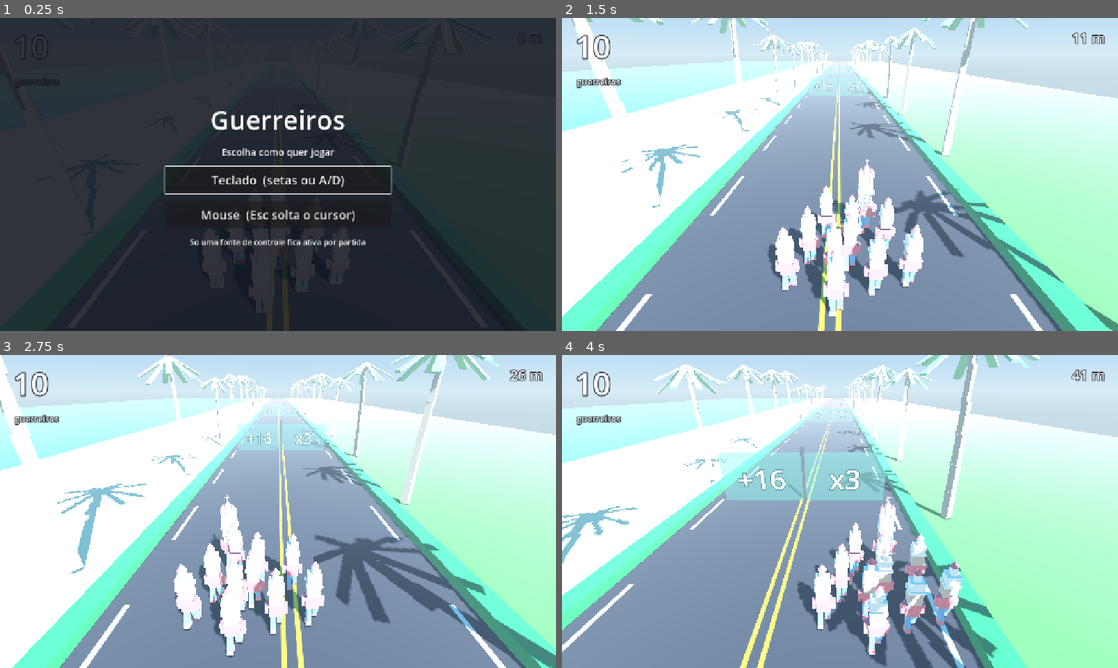
Above: before the commit, frames 1-4 (two rows, left to right).
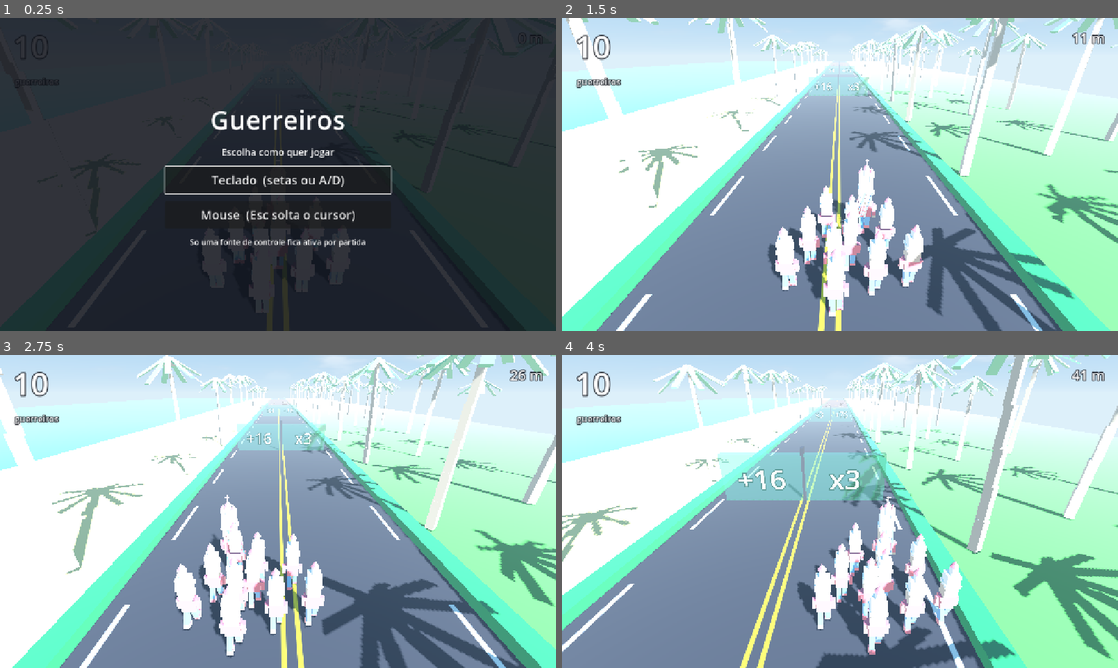
Above: after the commit, the same moments.

Repository: 3runorocha/COMP381-Projeto
Game: Godot game, scene res://scenes/Main.tscn
Two runs of this game, one before a commit and one after it. Both use one fixed random seed, a clock stepped at 60 frames per second and the inputs below.
Inputs (mouse positions are in pixels of both pictures, inside the frame that each line leads up to):
- Up to frame 1 (0.25 s): no input
- Up to frame 2 (1.5 s): click "Teclado (setas ou A/D)" at 0.5 s; tap Enter (ui_accept) at 1.25 s; move the mouse to (962, 158) at 1.27 s; hold Right (mover_direita) from 1.28 s (still down); click (962, 158) at 1.42 s
- Up to frame 3 (2.75 s): tap Enter (ui_accept) at 1.52, 2.27 s; move the mouse to (166, 527) at 2.02 s; release Right (mover_direita) at 2.03 s; hold Left (mover_esquerda) from 2.03 s (still down)
- Up to frame 4 (4 s): move the mouse to (895, 442) at 2.77 s; release Left (mover_esquerda) at 2.78 s; hold Right (mover_direita) from 2.78 s (still down); move the mouse to (812, 574) at 3.52 s; click (812, 574) at 3.67 s; tap Enter (ui_accept) at 3.77 s

The runs differ from the first frame. In frame 2, 13% of the frame differs, in the area x 0-100%, y 0-100%; in frame 3, 16%; in frame 4, 16%.

Commit message:
Ceu com nuvens, areia mais amarela e mata do lado do gramado
Ceu vira shader procedural, com degrade e nuvens em camadas de ruido.
Procedural e nao imagem porque nao depende de baixar nada nem de licenca de
terceiros, e o visual se ajusta por numero. As nuvens se achatam perto do
horizonte, que e o que a perspectiva de verdade faz, e desbotam na linha do
mar para nao cortarem reto ali.

A neblina teve de afrouxar junto, de 0.0075 para 0.005 e com fog_sky_affect
caindo de 0.25 para 0.08: do jeito anterior ela comia o ceu novo.

Areia mais amarela.

Os coqueiros passam de dois lados simetricos para FILEIRAS. A orla nao e
simetrica: do lado do mar e praia aberta, com a fileira da calcada e mais
nada; do lado de terra ha mata. Espelhar os dois lados apagava justamente o
que faz um lado ser praia e o outro nao.

Verificado: 14 coqueiros do lado do mar contra 42 do lado do gramado,
nenhum mais perto que 7.51 do centro, e nenhum ficando para tras.

Co-Authored-By: Claude Opus 5 <noreply@anthropic.com>

Diff:
--- a/scenes/Main.tscn
+++ b/scenes/Main.tscn
@@ -10,14 +10,12 @@
 [ext_resource type="Script" path="res://scripts/pista/ground_follow.gd" id="8_chao"]
 [ext_resource type="Script" path="res://scripts/pista/level_generator.gd" id="9_gerador"]
 [ext_resource type="Shader" path="res://shaders/asfalto.gdshader" id="10_asfalto"]
+[ext_resource type="Shader" path="res://shaders/ceu.gdshader" id="13_ceu"]
 [ext_resource type="PackedScene" path="res://assets/coqueiro.glb" id="11_coqueiro"]
 [ext_resource type="Script" path="res://scripts/pista/roadside.gd" id="12_orla"]
 
-[sub_resource type="ProceduralSkyMaterial" id="Ceu_mat"]
-sky_top_color = Color(0.21, 0.5, 0.86, 1)
-sky_horizon_color = Color(0.72, 0.85, 0.93, 1)
-ground_horizon_color = Color(0.72, 0.85, 0.93, 1)
-ground_bottom_color = Color(0.6, 0.72, 0.78, 1)
+[sub_resource type="ShaderMaterial" id="Ceu_mat"]
+shader = ExtResource("13_ceu")
 
 [sub_resource type="Sky" id="Ceu"]
 sky_material = SubResource("Ceu_mat")
@@ -30,8 +28,8 @@
 tonemap_mode = 2
 fog_enabled = true
 fog_light_color = Color(0.74, 0.85, 0.92, 1)
-fog_density = 0.0075
-fog_sky_affect = 0.25
+fog_density = 0.005
+fog_sky_affect = 0.08
 
 [sub_resource type="ShaderMaterial" id="Mat_pista"]
 shader = ExtResource("10_asfalto")
@@ -41,7 +39,7 @@
 roughness = 1.0
 
 [sub_resource type="StandardMaterial3D" id="Mat_areia"]
-albedo_color = Color(0.92, 0.86, 0.71, 1)
+albedo_color = Color(0.94, 0.82, 0.48, 1)
 roughness = 1.0
 
 [sub_resource type="StandardMaterial3D" id="Mat_mar"]
--- a/scripts/pista/roadside.gd
+++ b/scripts/pista/roadside.gd
@@ -9,12 +9,19 @@
 ## jogador, entao nada pode ficar preso a ele.
 
 @export var cena_coqueiro: PackedScene
-## Quantos coqueiros por lado ficam vivos ao mesmo tempo.
-@export var por_lado: int = 14
-## Distancia entre um coqueiro e o seguinte, no mesmo lado.
+## Quantos coqueiros por fileira ficam vivos ao mesmo tempo.
+@export var por_fileira: int = 14
+## Distancia entre um coqueiro e o seguinte, na mesma fileira.
 @export var espacamento: float = 13.0
-## Quanto eles ficam afastados do centro da pista. A pista util vai ate 6.4.
+## Afastamento da fileira que fica junto da ciclofaixa. A pista util vai ate 6.4.
 @export var afastamento: float = 8.2
+## Fileiras extras SO do lado do gramado.
+##
+## A orla nao e simetrica: do lado do mar e praia aberta, com a fileira da
+## calcada e mais nada, e do lado de terra ha mata. Espelhar os dois lados
+## apagaria justamente o que faz um lado ser praia e o outro nao.
+@export var fileiras_grama: int = 2
+@export var passo_entre_fileiras: float = 7.0
 
 var _player: Node3D = null
 var _coqueiros: Array[Node3D] = []
@@ -29,17 +36,25 @@
         push_warning("roadside: cena_coqueiro nao definida.")
         return
 
-    _alcance = float(por_lado) * espacamento
-    for lado in [-1.0, 1.0]:
-        for i in por_lado:
+    _alcance = float(por_fileira) * espacamento
+
+    # Lado do mar: so a fileira da calcada. Lado do gramado: essa mais as
+    # extras, cada uma mais afastada.
+    var fileiras: Array[float] = [-afastamento, afastamento]
+    for k in fileiras_grama:
+        fileiras.append(afastamento + float(k + 1) * passo_entre_fileiras)
+
+    for f in fileiras.size():
+        var x_base: float = fileiras[f]
+        for i in por_fileira:
             var arvore: Node3D = cena_coqueiro.instantiate()
             add_child(arvore)
             _variar(arvore)
-            # Os dois lados saem defasados de meio passo, senao os coqueiros
-            # ficam em pares simetricos e a orla vira um corredor de portico.
-            var recuo := 0.0 if lado < 0.0 else espacamento * 0.5
+            # Cada fileira sai defasada da anterior, senao os coqueiros ficam
+            # em pares alinhados e a orla vira um corredor de portico.
+            var recuo := espacamento * (float(f) / float(fileiras.size()))
             arvore.position = Vector3(
-                lado * afastamento + _rng.randf_range(-0.5, 0.5),
+                x_base + _rng.randf_range(-0.7, 0.7),
                 0.0,
                 -float(i) * espacamento - recuo)
             _coqueiros.append(arvore)
--- /dev/null
+++ b/shaders/ceu.gdshader
@@ -0,0 +1,66 @@
+shader_type sky;
+// Ceu da orla: degrade mais nuvens procedurais.
+//
+// Procedural e nao imagem, porque assim nao depende de baixar nada nem de
+// licenca de terceiros, e o visual se ajusta por numero.
+
+uniform vec3 cor_topo : source_color = vec3(0.13, 0.42, 0.82);
+uniform vec3 cor_horizonte : source_color = vec3(0.76, 0.88, 0.96);
+uniform vec3 cor_nuvem : source_color = vec3(1.0, 1.0, 1.0);
+uniform vec3 cor_sombra_nuvem : source_color = vec3(0.72, 0.78, 0.86);
+// Quanto maior, menos nuvem.
+uniform float cobertura = 0.52;
+uniform float escala = 1.6;
+uniform float velocidade = 0.006;
+
+float hash(vec2 p) {
+    return fract(sin(dot(p, vec2(127.1, 311.7))) * 43758.5453);
+}
+
+float ruido(vec2 p) {
+    vec2 celula = floor(p);
+    vec2 dentro = fract(p);
+    // Suavizacao cubica, para a nuvem nao ficar com cara de xadrez.
+    vec2 t = dentro * dentro * (3.0 - 2.0 * dentro);
+    float a = hash(celula);
+    float b = hash(celula + vec2(1.0, 0.0));
+    float c = hash(celula + vec2(0.0, 1.0));
+    float d = hash(celula + vec2(1.0, 1.0));
+    return mix(mix(a, b, t.x), mix(c, d, t.x), t.y);
+}
+
+float camadas(vec2 p) {
+    float soma = 0.0;
+    float peso = 0.5;
+    for (int i = 0; i < 5; i++) {
+        soma += peso * ruido(p);
+        p *= 2.03;
+        peso *= 0.5;
+    }
+    return soma;
+}
+
+void sky() {
+    float altura = clamp(EYEDIR.y, 0.0, 1.0);
+    vec3 cor = mix(cor_horizonte, cor_topo, pow(altura, 0.55));
+
+    if (EYEDIR.y > 0.01) {
+        // Projeta a direcao do olhar num plano la em cima. A divisao por y faz
+        // a nuvem se achatar perto do horizonte, que e o que a perspectiva de
+        // verdade faz.
+        vec2 uv = EYEDIR.xz / (EYEDIR.y + 0.22) * escala;
+        uv += vec2(TIME * velocidade, TIME * velocidade * 0.4);
+
+        float n = camadas(uv);
+        float massa = smoothstep(cobertura, cobertura + 0.22, n);
+        // Desbota perto do horizonte, senao a nuvem bate na linha do mar.
+        massa *= smoothstep(0.01, 0.22, EYEDIR.y);
+
+        // Uma segunda camada mais densa vira a sombra por baixo da nuvem.
+        float nucleo = smoothstep(cobertura + 0.12, cobertura + 0.30, n);
+        vec3 tom = mix(cor_sombra_nuvem, cor_nuvem, nucleo);
+        cor = mix(cor, tom, massa);
+    }
+
+    COLOR = cor;
+}
Not shown: 1 places in scenes/Main.tscn that only renumber resources
Not shown, added: shaders/ceu.gdshader.uid
